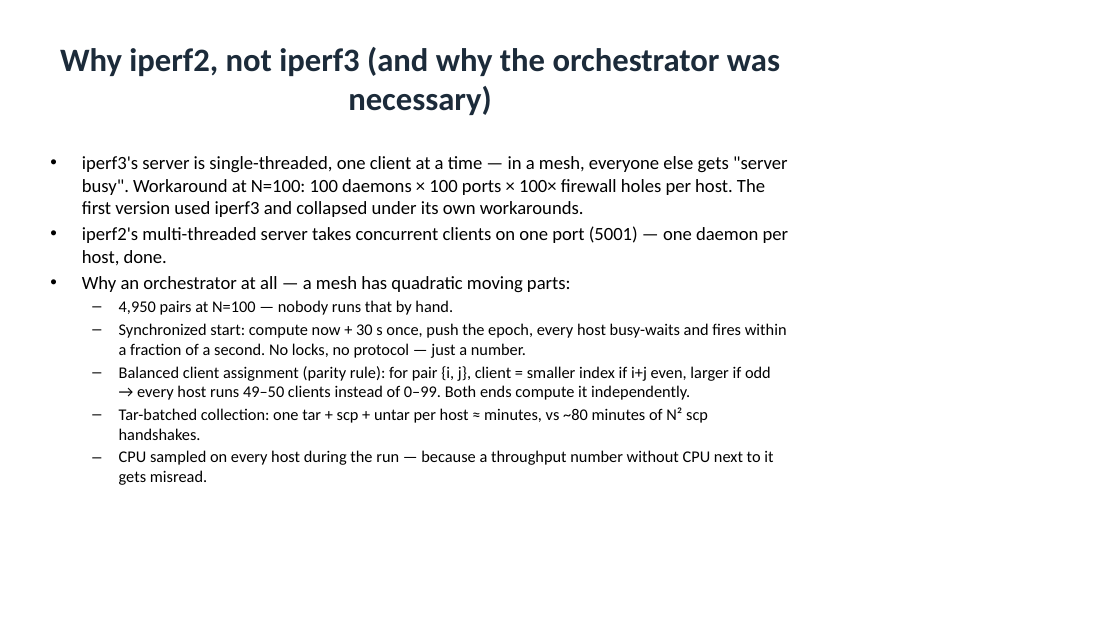
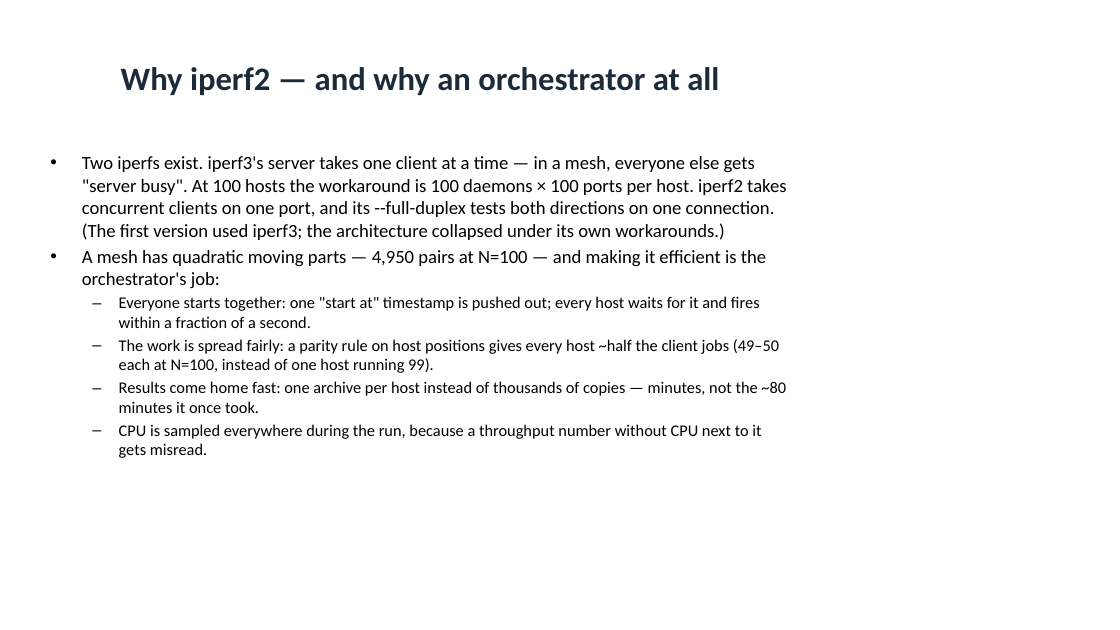
Before and after one commit to MartinGallagher-code/presentations, a slide deck: slide 8 of network-testing/network_testing.pptx. Drawn at 1120x630 pixels with LibreOffice and Linux fonts; fonts in the diff are those of the drawing. Boxes give left, top, right and bottom in pixels: in the first picture for what was removed or moved away, otherwise in the second. Text is boxed around its words. In the diff, an @@ line names an element or a change of style, - is before the commit and + after.

```diff
--- a/network-testing/network_testing.pptx
+++ b/network-testing/network_testing.pptx
@@ title at box(121, 67, 719, 95): text changed @@
-Why iperf2, not iperf3 (and why the orchestrator was necessary)
+Why iperf2 — and why an orchestrator at all
@@ text at box(82, 156, 786, 458): text changed @@
-• iperf3's server is single-threaded, one client at a time — in a mesh, everyone else gets "server busy". Workaround at N=100: 100 daemons × 100 ports × 100× firewall holes per host. The first version used iperf3 and collapsed under its own workarounds.
-• iperf2's multi-threaded server takes concurrent clients on one port (5001) — one daemon per host, done.
-• Why an orchestrator at all — a mesh has quadratic moving parts:
-  – 4,950 pairs at N=100 — nobody runs that by hand.
-  – Synchronized start: compute now + 30 s once, push the epoch, every host busy-waits and fires within a fraction of a second. No locks, no protocol — just a number.
-  – Balanced client assignment (parity rule): for pair {i, j}, client = smaller index if i+j even, larger if odd → every host runs 49–50 clients instead of 0–99. Both ends compute it independently.
-  – Tar-batched collection: one tar + scp + untar per host ≈ minutes, vs ~80 minutes of N² scp handshakes.
-  – CPU sampled on every host during the run — because a throughput number without CPU next to it gets misread.
+• Two iperfs exist. iperf3's server takes one client at a time — in a mesh, everyone else gets "server busy". At 100 hosts the workaround is 100 daemons × 100 ports per host. iperf2 takes concurrent clients on one port, and its --full-duplex tests both directions on one connection. (The first version used iperf3; the architecture collapsed under its own workarounds.)
+• A mesh has quadratic moving parts — 4,950 pairs at N=100 — and making it efficient is the orchestrator's job:
+  – Everyone starts together: one "start at" timestamp is pushed out; every host waits for it and fires within a fraction of a second.
+  – The work is spread fairly: a parity rule on host positions gives every host ~half the client jobs (49–50 each at N=100, instead of one host running 99).
+  – Results come home fast: one archive per host instead of thousands of copies — minutes, not the ~80 minutes it once took.
+  – CPU is sampled everywhere during the run, because a throughput number without CPU next to it gets misread.
```
Also in this commit, not shown: 10 other slides changed, 17 slides added, 13 slides removed, 2 other files.
